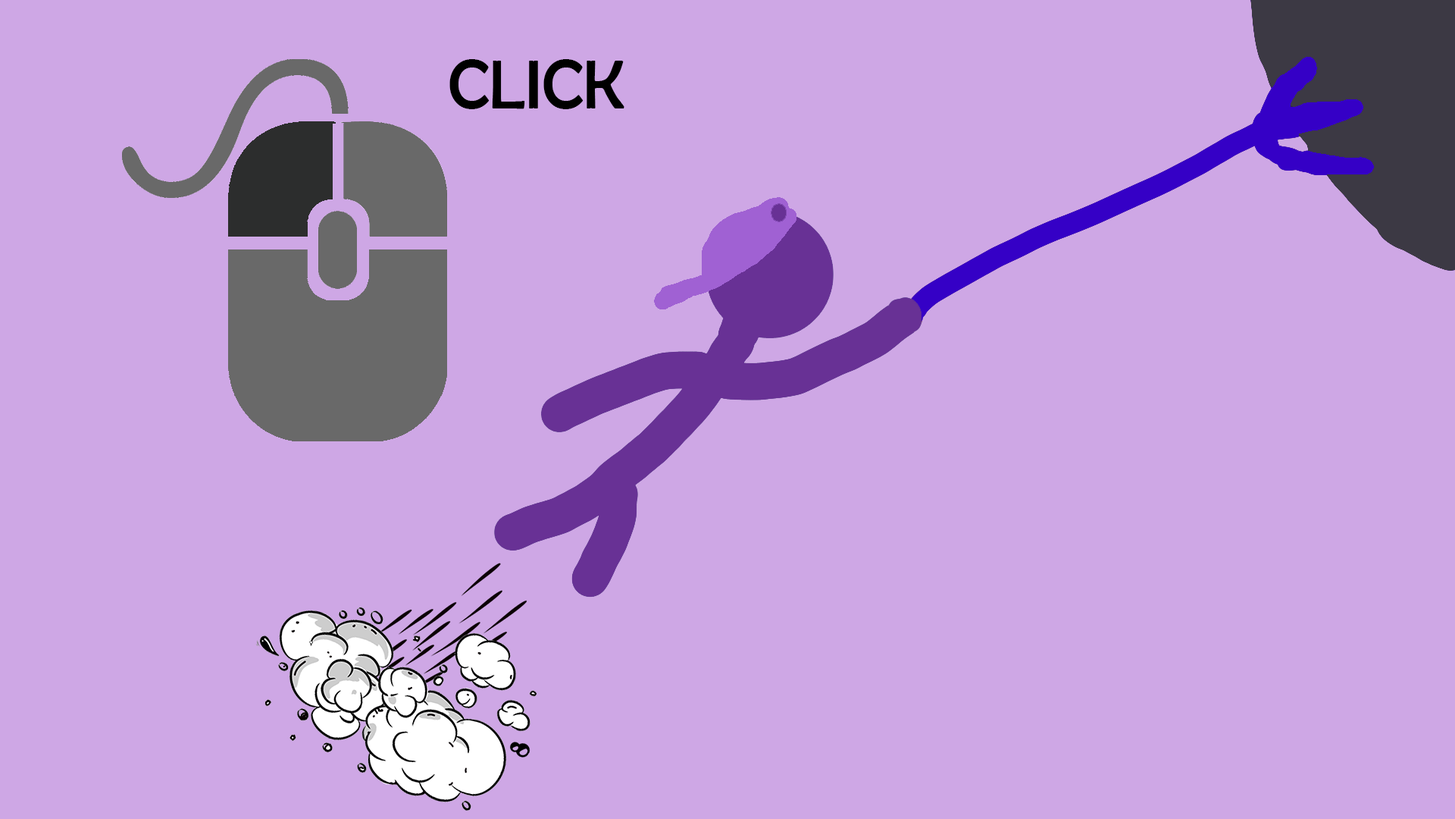
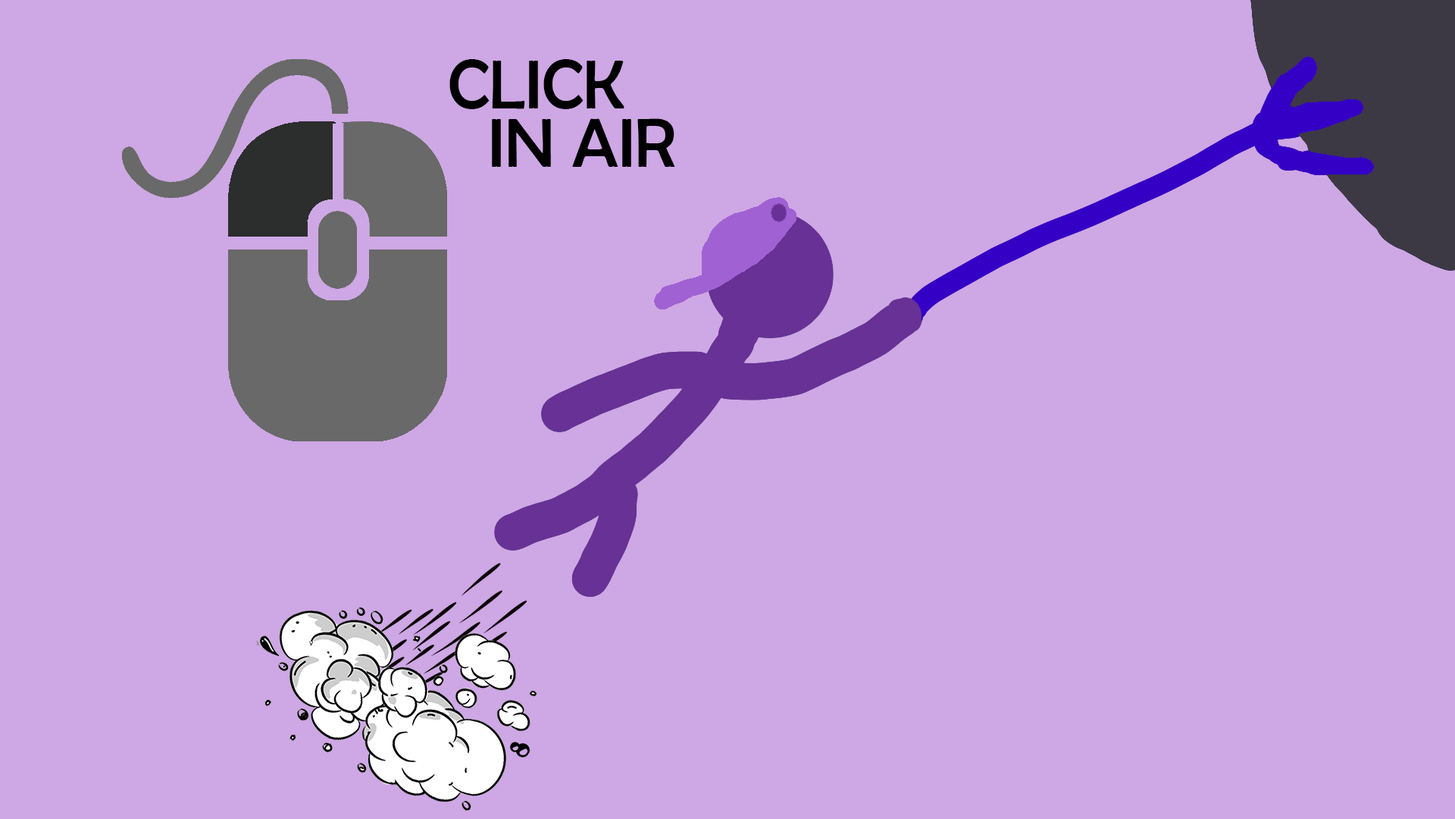
Layer changes from the first 1455x819 image to the second:
added layer "IN AIR" above "CLICK" over [491, 118, 676, 167]
